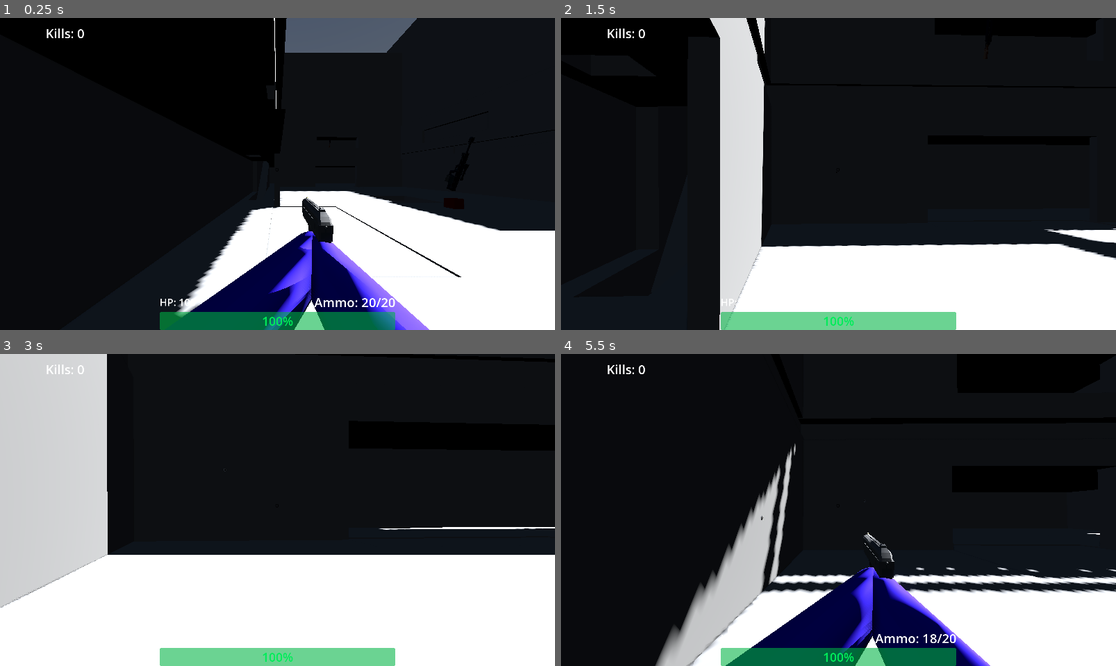
Above: before the commit, frames 1-4 (two rows, left to right).
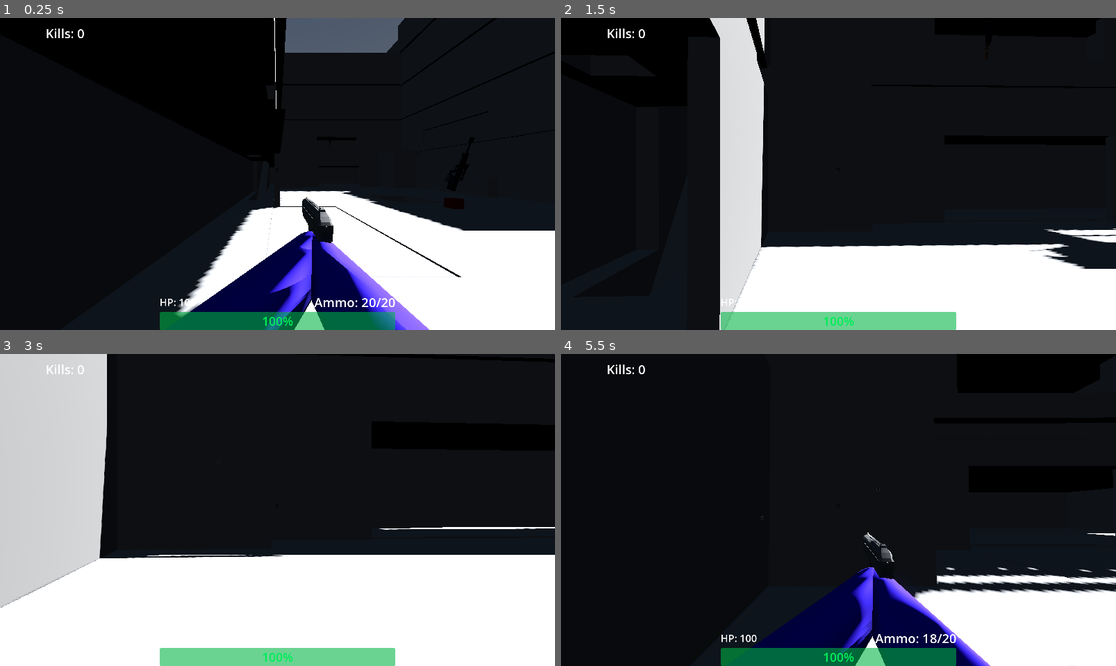
Above: after the commit, the same moments.

Repository: SaebyulH/multiplayer-game
Game: Godot game, scene res://game.tscn
Two runs of this game, one before a commit and one after it. Both use one fixed random seed, a clock stepped at 60 frames per second and the inputs below. This scene is started directly instead of the project's main scene. A sky picture missing from this copy of the repository is replaced by a grey-blue gradient.
Inputs (mouse positions are in pixels of both pictures, inside the frame that each line leads up to):
- Up to frame 1 (0.25 s): no input
- Up to frame 2 (1.5 s): move the mouse to (866, 174) at 0.52 s; hold Right mouse button (ads) 0.53-1.28 s; hold W (forward) from 0.53 s (still down); tap Space (jump) at 0.77 s; move the mouse to (810, 174) at 1.27 s; click (810, 174) at 1.35 s
- Up to frame 3 (3 s): keep holding W (forward); tap Space (jump) at 1.52 s; move the mouse to (288, 503) at 2.02 s; hold Mouse wheel down (weapon_next) 2.03-2.78 s; move the mouse to (271, 516) at 2.77 s; tap Mouse wheel up (weapon_prev) at 2.85 s
- Up to frame 4 (5.5 s): keep holding W (forward); tap Space (jump) at 3.02, 3.77, 4.52 s; move the mouse to (877, 513) at 3.52 s; hold Right mouse button (ads) 3.53-4.28 s; move the mouse to (794, 506) at 4.27 s; click (794, 506) at 4.35 s; move the mouse to (844, 510) at 5.02 s; hold Mouse wheel down (weapon_next) from 5.03 s (still down)

The runs differ from the first frame. In frame 1, 0.7% of the frame differs, in the area x 49-91%, y 0-69%; in frame 2, 0.9%; in frame 3, 0.6%; in frame 4, 7.9%, in the area x 16-100%, y 28-100%.

Commit message:
Update game.tscn

Diff:
--- a/game.tscn
+++ b/game.tscn
@@ -58,8 +58,8 @@
 size = Vector3(111.05664, 53.74765, 30.612885)
 
 [node name="CSGBox3D3" type="CSGBox3D" parent="CSGCombiner3D" unique_id=347071348]
-transform = Transform3D(1, 0, 0, 0, 1, 0, 0, 0, 1, -34.08135, 18.951168, 15.473034)
-size = Vector3(44, 54.942566, 99.42797)
+transform = Transform3D(1, 0, 0, 0, 1, 0, 0, 0, 1, -34.08135, 57.235485, 15.473034)
+size = Vector3(44, 131.5112, 99.42797)
 
 [node name="CSGBox3D4" type="CSGBox3D" parent="CSGCombiner3D" unique_id=502171835]
 transform = Transform3D(1, 0, 0, 0, 1, 0, 0, 0, 1, -1.3074112, 22.858303, 68.3069)
@@ -129,9 +129,9 @@
 size = Vector3(2.100576, 5, 3.6710691)
 
 [node name="CSGBox3D33" type="CSGBox3D" parent="CSGCombiner3D" unique_id=1189374017]
-transform = Transform3D(1, 0, 0, 0, 1, 0, 0, 0, 1, -13.039461, -2.4860363, 11.996303)
-operation = 2
-size = Vector3(6.0988026, 3, 23.790916)
+transform = Transform3D(1, 0, 0, 0, 1, 0, 0, 0, 1, -12.08312, -2.4860363, 11.996303)
+operation = 2
+size = Vector3(4.18612, 3, 23.790916)
 
 [node name="CSGBox3D37" type="CSGBox3D" parent="CSGCombiner3D" unique_id=1250707447]
 transform = Transform3D(1, 0, 0, 0, 1, 0, 0, 0, 1, -15.100129, -0.9924965, 15.437551)
@@ -185,11 +185,11 @@
 size = Vector3(0.6152402, 8.05127, 64.27539)
 
 [node name="CSGBox3D35" type="CSGBox3D" parent="CSGCombiner3D" unique_id=1494598921]
-transform = Transform3D(0.99999994, -0.00019119386, 0.00016594496, 0.00019122375, 1, -0.00011782835, -0.0001659105, 0.00011787685, 0.9999999, 23.965322, 4.295619, 25.491074)
-size = Vector3(0.6152402, 8.05127, 64.27539)
+transform = Transform3D(0.99999994, -0.00019119386, 0.00016594496, 0.00019122375, 1, -0.00011782835, -0.0001659105, 0.00011787685, 0.9999999, 23.432121, 4.295517, 25.491161)
+size = Vector3(1.6816435, 8.05127, 64.27539)
 
 [node name="CSGBox3D19" type="CSGBox3D" parent="CSGCombiner3D" unique_id=964610424]
-transform = Transform3D(0.99999374, -0.0027472218, 0.0022120415, 0.0027493974, 0.99999577, -0.0009777757, -0.0022093377, 0.000983859, 0.999997, -11.996281, 13.867622, 25.488258)
+transform = Transform3D(0.99999386, -0.0027472223, 0.0022120415, 0.002749398, 0.9999959, -0.0009777758, -0.002209338, 0.0009838591, 0.99999714, -11.996281, 13.867622, 25.488258)
 size = Vector3(0.6152402, 8.05127, 64.27539)
 
 [node name="CSGBox3D20" type="CSGBox3D" parent="CSGCombiner3D" unique_id=321816276]
@@ -204,8 +204,16 @@
 transform = Transform3D(0.99999374, -0.0027472218, 0.0022120415, 0.0027493974, 0.99999577, -0.0009777757, -0.0022093377, 0.000983859, 0.999997, 5.6989393, 13.927631, -6.190546)
 size = Vector3(36.11902, 8.05127, 0.99609375)
 
+[node name="CSGBox3D74" type="CSGBox3D" parent="CSGCombiner3D" unique_id=1247412486]
+transform = Transform3D(0.99999374, -0.0027472218, 0.0022120415, 0.0027493974, 0.99999577, -0.0009777757, -0.0022093377, 0.000983859, 0.999997, 5.6989393, 23.806206, -6.190546)
+size = Vector3(36.11902, 8.05127, 0.99609375)
+
+[node name="CSGBox3D75" type="CSGBox3D" parent="CSGCombiner3D" unique_id=1672839343]
+transform = Transform3D(0.99999386, -0.0027472223, 0.0022120415, 0.002749398, 0.9999959, -0.0009777758, -0.002209338, 0.0009838591, 0.99999714, 5.6989393, 33.8565, -6.190546)
+size = Vector3(36.11902, 8.05127, 0.99609375)
+
 [node name="CSGBox3D46" type="CSGBox3D" parent="CSGCombiner3D" unique_id=545546496]
-transform = Transform3D(0.99999374, -0.0027472218, 0.0022120415, 0.0027493974, 0.99999577, -0.0009777757, -0.0022093377, 0.000983859, 0.999997, 6.1072464, 13.928755, 57.149033)
+transform = Transform3D(0.99999386, -0.0027472223, 0.0022120415, 0.002749398, 0.9999959, -0.0009777758, -0.002209338, 0.0009838591, 0.99999714, 6.1072464, 13.928755, 57.149033)
 size = Vector3(45.31955, 8.05127, 0.99609375)
 
 [node name="CSGBox3D56" type="CSGBox3D" parent="CSGCombiner3D" unique_id=393913851]
@@ -237,7 +245,7 @@
 size = Vector3(7, 5.9818726, 11.876953)
 
 [node name="CSGBox3D39" type="CSGBox3D" parent="CSGCombiner3D" unique_id=1838811234]
-transform = Transform3D(-4.371139e-08, 0, 1, 0, 1, 0, -1, 0, -4.371139e-08, 4.672534, 3.4909363, -4.195856)
+transform = Transform3D(-4.371139e-08, 0, 1, 0, 1, 0, -1, 0, -4.371139e-08, 5.8306646, 3.4909363, -4.195856)
 operation = 2
 size = Vector3(7, 5.9818726, 11.876953)
 
@@ -332,7 +340,47 @@
 size = Vector3(2.1070557, 4.1551514, 3.161316)
 
 [node name="CSGBox3D23" type="CSGBox3D" parent="CSGCombiner3D" unique_id=366224995]
-transform = Transform3D(0.99999374, -0.0027472218, 0.0022120415, 0.0027493974, 0.99999577, -0.0009777757, -0.0022093377, 0.000983859, 0.999997, 23.561268, 13.867622, 25.488258)
+transform = Transform3D(0.99999386, -0.0027472223, 0.0022120415, 0.002749398, 0.9999959, -0.0009777758, -0.002209338, 0.0009838591, 0.99999714, 23.561268, 13.867622, 25.488258)
+size = Vector3(0.6152402, 8.05127, 64.27539)
+
+[node name="CSGBox3D65" type="CSGBox3D" parent="CSGCombiner3D" unique_id=22702314]
+transform = Transform3D(0.99999386, -0.0027472223, 0.0022120415, 0.002749398, 0.9999959, -0.0009777758, -0.002209338, 0.0009838591, 0.99999714, -11.996281, 23.831198, 25.488258)
+size = Vector3(0.6152402, 8.05127, 64.27539)
+
+[node name="CSGBox3D66" type="CSGBox3D" parent="CSGCombiner3D" unique_id=72365878]
+transform = Transform3D(0.99999386, -0.0027472223, 0.0022120415, 0.002749398, 0.9999959, -0.0009777758, -0.002209338, 0.0009838591, 0.99999714, 6.1072464, 23.89233, 57.149033)
+size = Vector3(45.31955, 8.05127, 0.99609375)
+
+[node name="CSGBox3D67" type="CSGBox3D" parent="CSGCombiner3D" unique_id=1468215703]
+transform = Transform3D(0.99999386, -0.0027472223, 0.0022120415, 0.002749398, 0.9999959, -0.0009777758, -0.002209338, 0.0009838591, 0.99999714, 23.561268, 23.831198, 25.488258)
+size = Vector3(0.6152402, 8.05127, 64.27539)
+
+[node name="CSGBox3D68" type="CSGBox3D" parent="CSGCombiner3D" unique_id=790332120]
+transform = Transform3D(0.99999386, -0.0027472223, 0.0022120415, 0.002749398, 0.9999959, -0.0009777758, -0.002209338, 0.0009838591, 0.99999714, -11.996281, 33.609375, 25.488258)
+size = Vector3(0.6152402, 8.05127, 64.27539)
+
+[node name="CSGBox3D69" type="CSGBox3D" parent="CSGCombiner3D" unique_id=488599838]
+transform = Transform3D(0.99999386, -0.0027472223, 0.0022120415, 0.002749398, 0.9999959, -0.0009777758, -0.002209338, 0.0009838591, 0.99999714, 6.1072464, 33.670506, 57.149033)
+size = Vector3(45.31955, 8.05127, 0.99609375)
+
+[node name="CSGBox3D70" type="CSGBox3D" parent="CSGCombiner3D" unique_id=1574450770]
+transform = Transform3D(0.99999386, -0.0027472223, 0.0022120415, 0.002749398, 0.9999959, -0.0009777758, -0.002209338, 0.0009838591, 0.99999714, 23.561268, 33.609375, 25.488258)
+size = Vector3(0.6152402, 8.05127, 64.27539)
+
+[node name="CSGBox3D71" type="CSGBox3D" parent="CSGCombiner3D" unique_id=1791795207]
+transform = Transform3D(0.99999386, -0.0027472223, 0.0022120415, 0.002749398, 0.9999959, -0.0009777758, -0.002209338, 0.0009838591, 0.99999714, -12.019112, 43.237434, 15.166815)
+size = Vector3(0.6152402, 8.05127, 98.776)
+
+[node name="CSGBox3D76" type="CSGBox3D" parent="CSGCombiner3D" unique_id=434168031]
+transform = Transform3D(0.99999386, -0.0027472223, 0.0022120415, 0.002749398, 0.9999959, -0.0009777758, -0.002209338, 0.0009838591, 0.99999714, -12.019112, 52.989716, 15.166815)
+size = Vector3(0.6152402, 8.05127, 98.776)
+
+[node name="CSGBox3D72" type="CSGBox3D" parent="CSGCombiner3D" unique_id=40444651]
+transform = Transform3D(0.99999386, -0.0027472223, 0.0022120415, 0.002749398, 0.9999959, -0.0009777758, -0.002209338, 0.0009838591, 0.99999714, 6.1072464, 43.28847, 57.149033)
+size = Vector3(45.31955, 8.05127, 0.99609375)
+
+[node name="CSGBox3D73" type="CSGBox3D" parent="CSGCombiner3D" unique_id=598424767]
+transform = Transform3D(0.99999386, -0.0027472223, 0.0022120415, 0.002749398, 0.9999959, -0.0009777758, -0.002209338, 0.0009838591, 0.99999714, 23.561268, 43.22734, 25.488258)
 size = Vector3(0.6152402, 8.05127, 64.27539)
 
 [node name="CSGBox3D25" type="CSGBox3D" parent="CSGCombiner3D" unique_id=1621098020]
@@ -344,6 +392,18 @@
 transform = Transform3D(1, 0, 0, 0, 1, 0, 0, 0, 1, 22.142927, 13.205529, 6.789177)
 operation = 2
 size = Vector3(7, 3, 11.876953)
+
+[node name="CSGBox3D77" type="CSGBox3D" parent="CSGCombiner3D" unique_id=1494850418]
+transform = Transform3D(0.99999845, -0.0013814843, 0.001110493, 0.0013840168, 0.9999964, -0.0022689195, -0.0011073351, 0.0022704622, 0.9999968, -9.262706, 3.5679932, -3.9133615)
+size = Vector3(6.9796753, 12.970764, 7.19458)
+
+[node name="CSGBox3D78" type="CSGBox3D" parent="CSGCombiner3D" unique_id=936444000]
+transform = Transform3D(0.99999845, -0.0013814843, 0.001110493, 0.0013840168, 0.9999964, -0.0022689195, -0.0011073351, 0.0022704622, 0.9999968, 20.646133, 3.5679932, -3.9133615)
+size = Vector3(6.9796753, 12.970764, 7.19458)
+
+[node name="CSGBox3D79" type="CSGBox3D" parent="CSGCombiner3D" unique_id=785974394]
+transform = Transform3D(0.99999845, -0.0013814843, 0.001110493, 0.0013840168, 0.9999964, -0.0022689195, -0.0011073351, 0.0022704622, 0.9999968, 22.616222, 1.5722342, 12.4168)
+size = Vector3(2.8249207, 4.318878, 3.656372)
 
 [node name="CSGBox3D40" type="CSGBox3D" parent="CSGCombiner3D" unique_id=429023317]
 transform = Transform3D(-4.371139e-08, 0, 1, 0, 1, 0, -1, 0, -4.371139e-08, 5.1502514, 13.205529, -7.766083)
